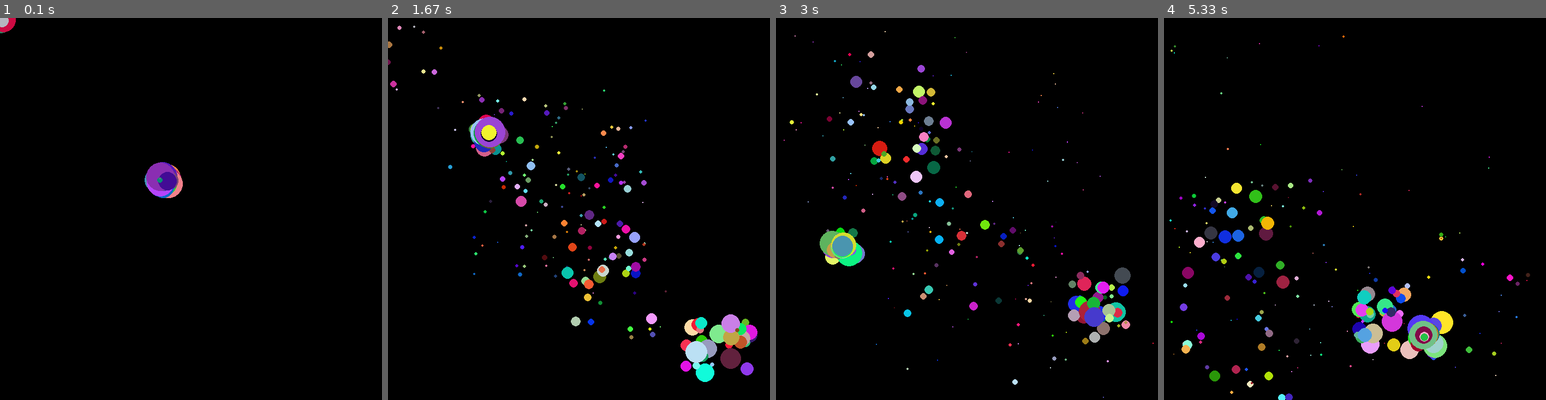
Above: before the commit, frames 1-4 (left to right).
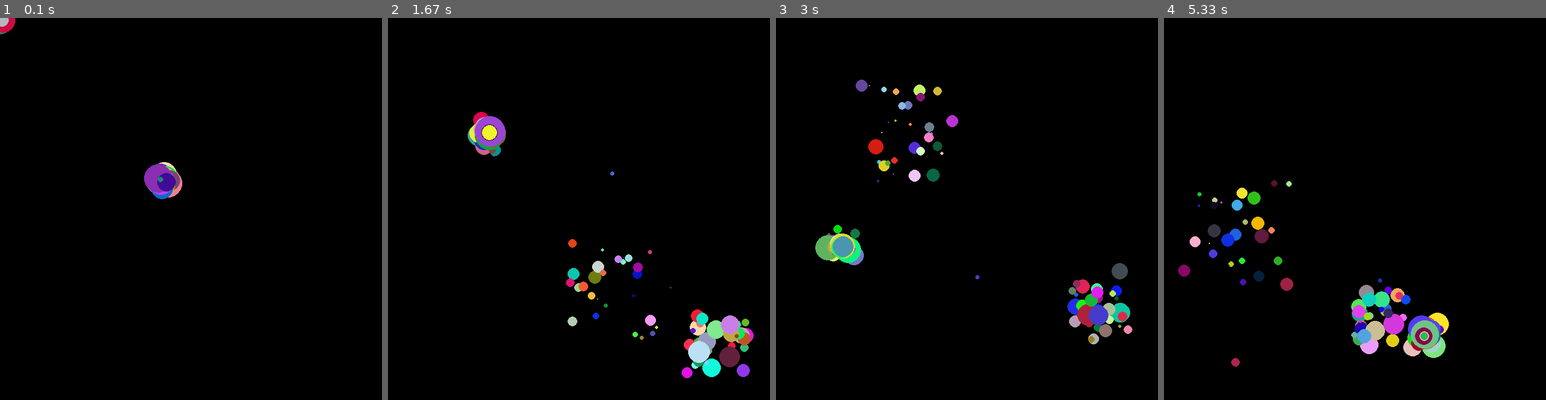
Above: after the commit, the same moments.

Repository: sagieppel/PyGame-Toturial
Game: pygame game, started from Lesson3.py
Same seed, same stepped clock (60 frames per second), same inputs: the game is played once before the commit and once after it.
Inputs (mouse positions are in pixels of both pictures, inside the frame that each line leads up to):
- Up to frame 1 (0.1 s): no input
- Up to frame 2 (1.67 s): click (579, 209) at 0.38 s; click (617, 293) at 0.72 s; click (720, 342) at 1.05 s; click (487, 132) at 1.38 s
- Up to frame 3 (3 s): click (967, 254) at 1.72 s; click (913, 128) at 2.05 s; click (1100, 308) at 2.38 s; click (840, 247) at 2.72 s
- Up to frame 4 (5.33 s): click (1244, 136) at 3.05 s; click (1263, 277) at 3.38 s; click (1492, 296) at 3.72 s; click (1240, 350) at 4.05 s; click (1236, 231) at 4.38 s; click (1377, 315) at 4.72 s; click (1423, 335) at 5.05 s

The runs differ from the first frame. In frame 1, 0.3% of the frame differs, in the area x 0-48%, y 0-48%; in frame 2, 3.7%; in frame 3, 3.8%, in the area x 2-99%, y 3-100%; in frame 4, 3.6%.

Commit message:
Update Lesson3.py

Diff:
--- a/Lesson3.py
+++ b/Lesson3.py
@@ -43,7 +43,7 @@
 
   circle=createcircle(x,y)
   list.append(circle)
- # del list[0]# Delete oldest ball
+  del list[0]# Delete oldest ball
 
   pygame.Surface.fill(screen,(0,0,0)) # Fill screen
 
